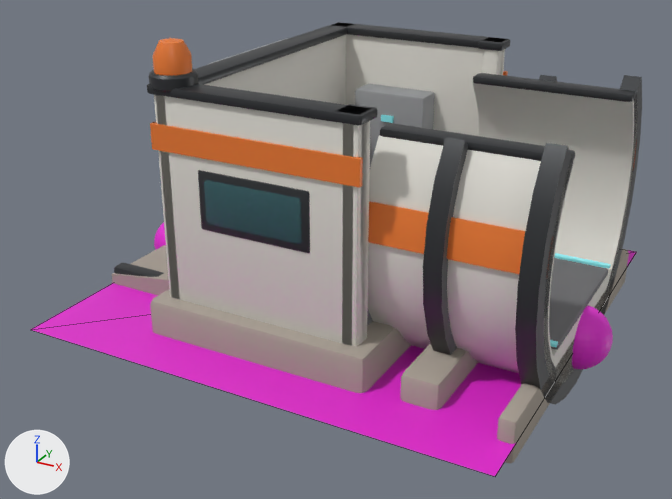
The glTF model res/models/placement/airlock/airlock_cut.gltf: old version first, new version second.
Camera for both pictures: a 50 mm lens placed at (1.72, -3.35, 1.83), pointed at (-0.04, -0.15, 0.23). Lighting does not change. The marker at lower left points along +X, +Y and +Z. The first picture is the older version. Mesh edges are drawn as thin lines on the coarser meshes. Where no turn or scale is listed for an object, it has been applied to the vertices.

Objects in the first picture: '%P%AnchorIn', '%P%Footprint', 'Airlock' and 1 more.
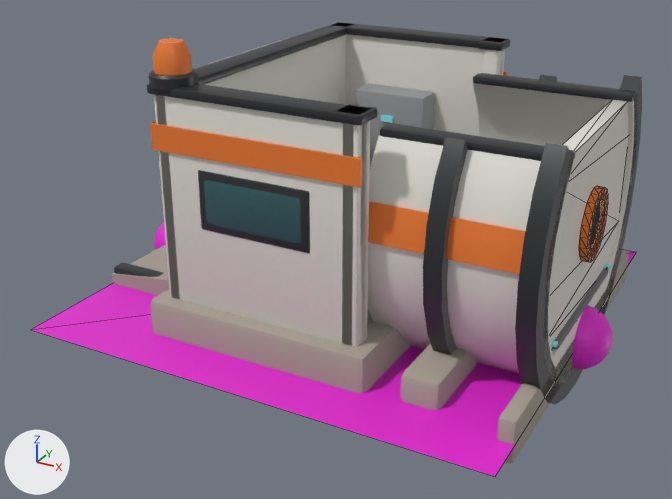
Boxes (x1, y1, x2, y2) around the edits, measured in the pictures (672 x 499 px):
'%V%AnchorIn-', added: after (549, 100, 628, 350)
    faces in mat_hull_white (light grey #dfddd4): (549, 100, 628, 350)
    faces in mat_accent_orange (orange #ed7c30): (579, 186, 608, 262)
    faces in mat_window_dark (dark cyan #1d3c42): (590, 200, 602, 249)

Edits to the bpy script that builds the scene:
```text
Add mat_window_dark:
    mat_window_dark = principled_material('Window_Dark')
    mat_window_dark.base_color = (0.012, 0.045, 0.055)  # dark cyan #1d3c42
    mat_window_dark.metallic = 0.3
    mat_window_dark.roughness = 0.08
Add me_v_anchorin:
    me_v_anchorin.from_pydata(...)  # 158 vertices, 308 faces; spans x 0.92..1.01, y -0.58..0.58, z 0.14..0.88
    # faces by material slot: [68, 80, 160]
    me_v_anchorin.materials.append(mat_hull_white)  # light grey #dfddd4
    me_v_anchorin.materials.append(mat_window_dark)  # dark cyan #1d3c42
    me_v_anchorin.materials.append(mat_accent_orange)  # orange #ed7c30
Add ob_v_anchorin:
    ob_v_anchorin = bpy.data.objects.new('%V%AnchorIn-', me_v_anchorin)
    ob_v_anchorin.location = (0.0, 0.0, 0.0)
```
